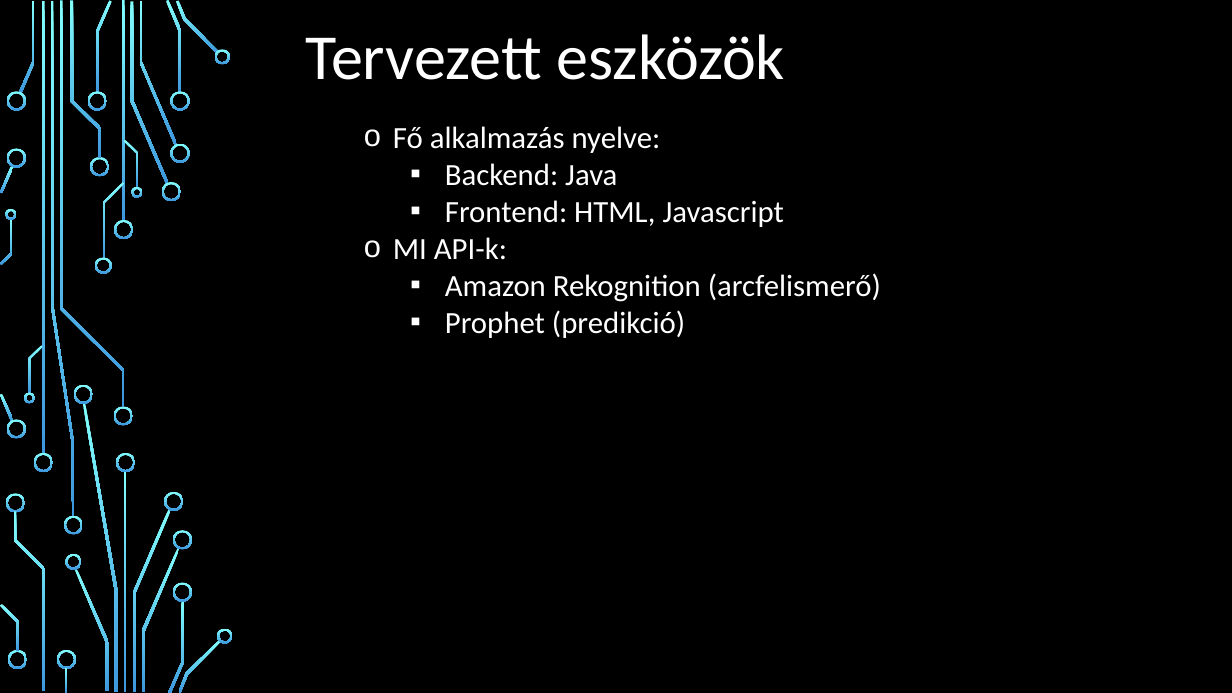
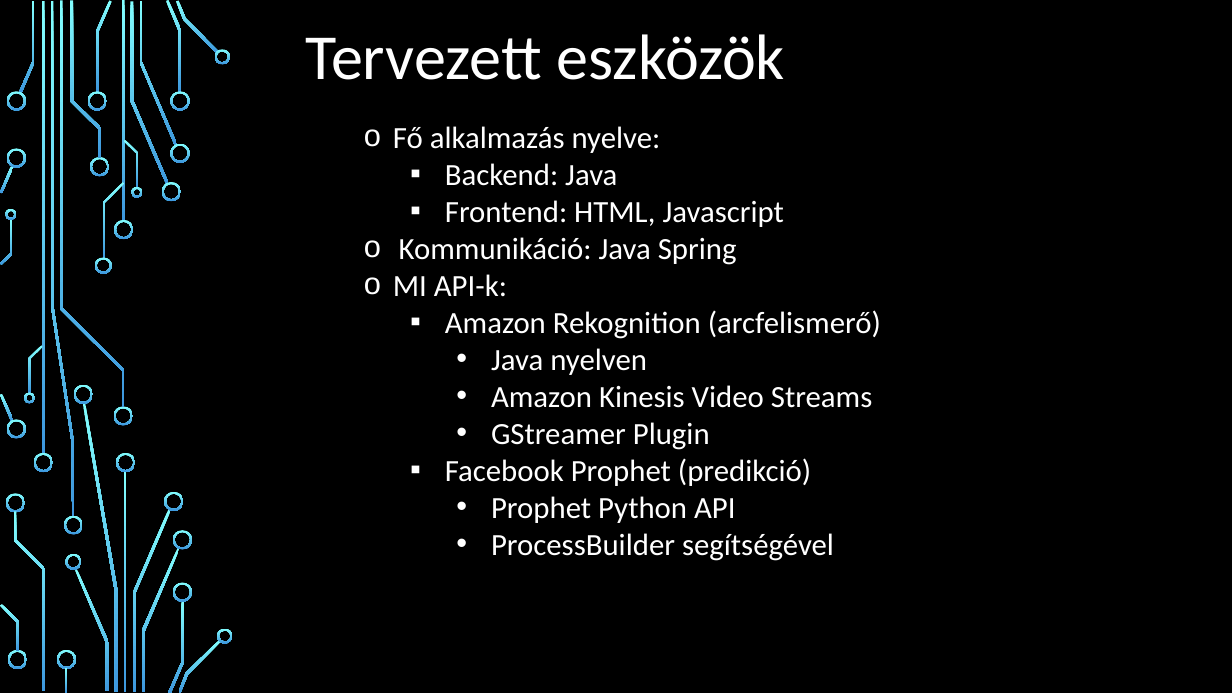
Before and after one commit to markovics-gergely/onlab, a slide deck: slide 5 of Specifikáció.pptx. Drawn at 1232x693 pixels with LibreOffice and Linux fonts; fonts in the diff are those of the drawing; background and template pictures are left out. Boxes give left, top, right and bottom in pixels: in the first picture for what was removed or moved away, otherwise in the second. Text is boxed around its words. In the diff, an @@ line names an element or a change of style, - is before the commit and + after.

```diff
--- a/Specifikáció.pptx
+++ b/Specifikáció.pptx
@@ text at [399, 237, 737, 265]: paragraph added @@
+o Kommunikáció: Java Spring
@@ text at [445, 348, 872, 561]: text changed @@
-  ▪ Prophet (predikció)
+    • Java nyelven
+    • Amazon Kinesis Video Streams
+    • GStreamer Plugin
+  ▪ Facebook Prophet (predikció)
+    • Prophet Python API
+    • ProcessBuilder segítségével
```
